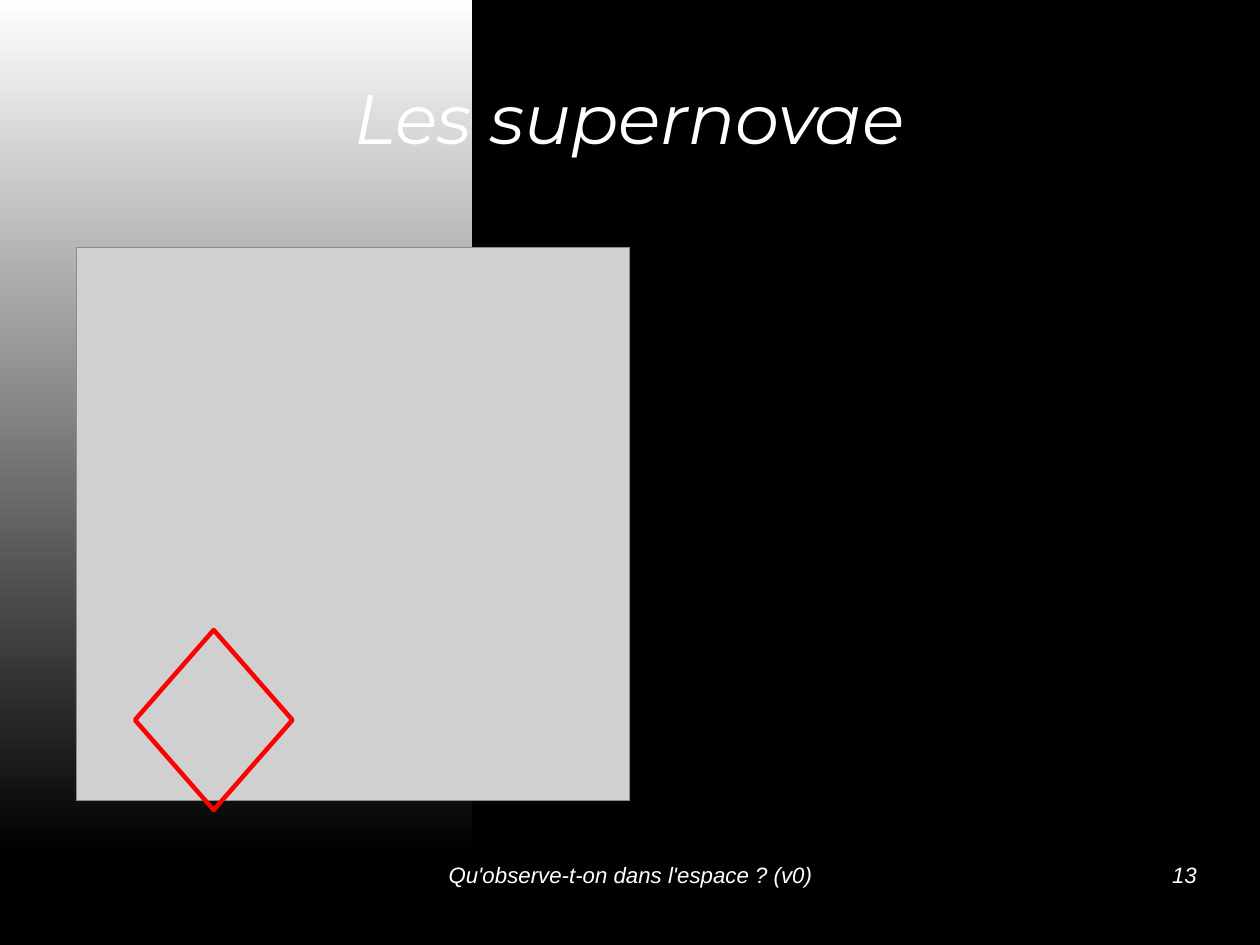
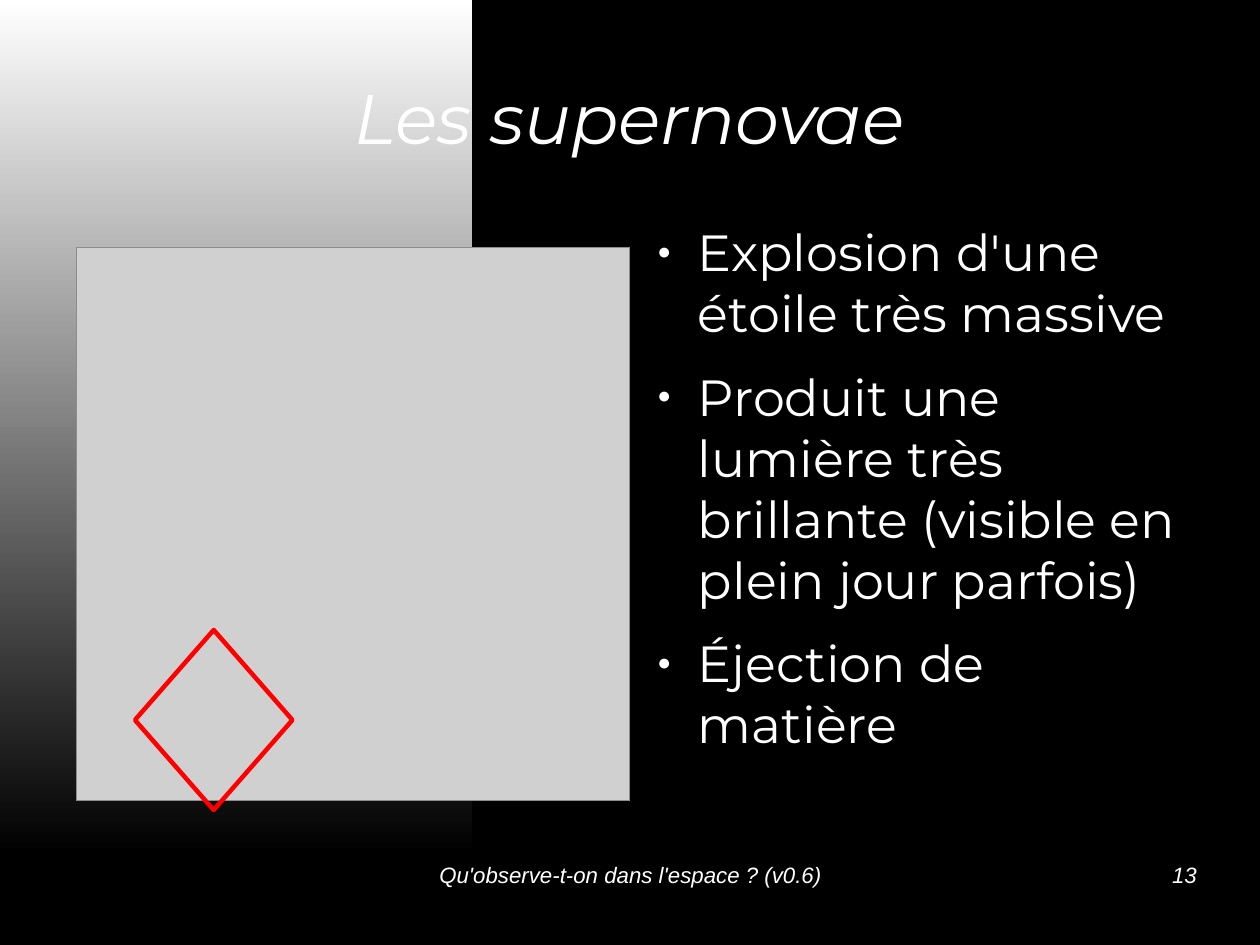
Before and after one commit to jcarnu/qf-astro, a slide deck: slide 13 of Ressources/Presentations/Qu_observe-t-on_dans_l_espace.odp. Drawn at 1260x945 pixels with LibreOffice and Linux fonts; fonts in the diff are those of the drawing; grey boxes stand for pictures; background and template pictures are left out. Boxes give left, top, right and bottom in pixels: in the first picture for what was removed or moved away, otherwise in the second. Text is boxed around its words. In the diff, an @@ line names an element or a change of style, - is before the commit and + after.

Commit message:
Ajout des galaxies, amas, étoiles (texte uniquement) amas et crédits

```diff
--- a/Ressources/Presentations/Qu_observe-t-on_dans_l_espace.odp
+++ b/Ressources/Presentations/Qu_observe-t-on_dans_l_espace.odp
@@ text added at [698, 233, 1175, 744], 32 pt, text #FFFFFF @@
+● Explosion d'une étoile très massive
+● Produit une lumière très brillante (visible en plein jour parfois)
+● Éjection de matière
@@ text at [439, 867, 821, 888]: text changed @@
-Qu'observe-t-on dans l'espace ? (v0)
+Qu'observe-t-on dans l'espace ? (v0.6)
```
Also in this commit, not shown: 13 other slides changed, 1 slide added.
